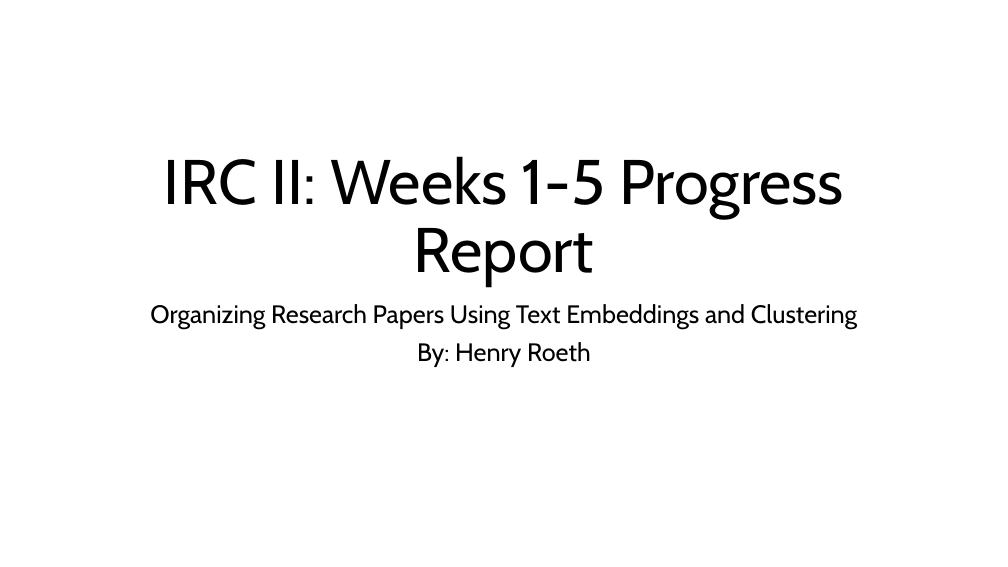
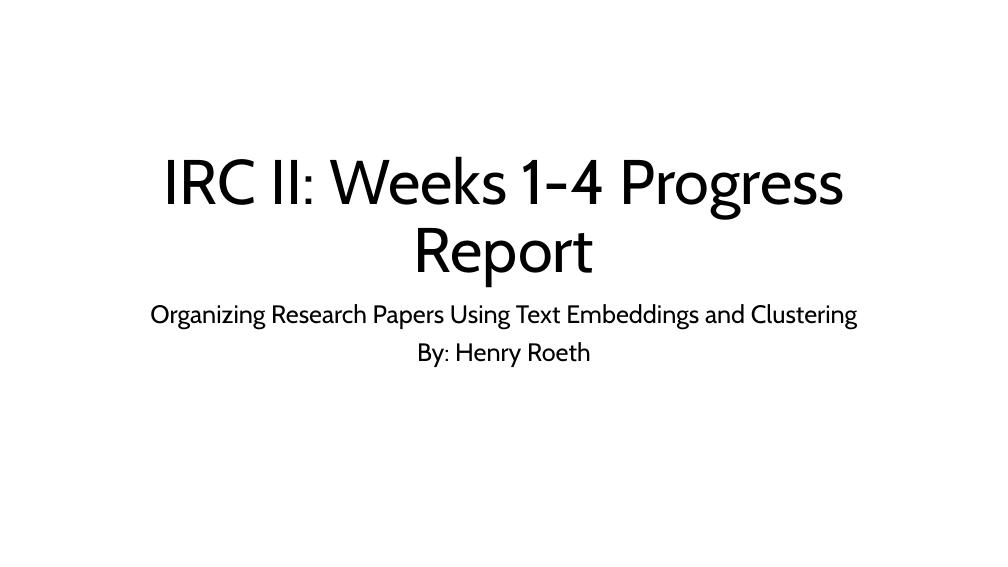
Before and after one commit to henryroeth/research-paper-organizer, a slide deck: slide 1 of docs/Progress_Report_1_HKR.pptx. Drawn at 1008x567 pixels with LibreOffice and Linux fonts; fonts in the diff are those of the drawing. Boxes give left, top, right and bottom in pixels: in the first picture for what was removed or moved away, otherwise in the second. Text is boxed around its words. In the diff, an @@ line names an element or a change of style, - is before the commit and + after.

```diff
--- a/docs/Progress_Report_1_HKR.pptx
+++ b/docs/Progress_Report_1_HKR.pptx
@@ title at <box>163,156,845,287</box>: text changed @@
-IRC II: Weeks 1-5 Progress Report
+IRC II: Weeks 1-4 Progress Report
```
Also in this commit, not shown: 1 other slide changed, 3 slides added, 1 slide removed, 1 other file.
